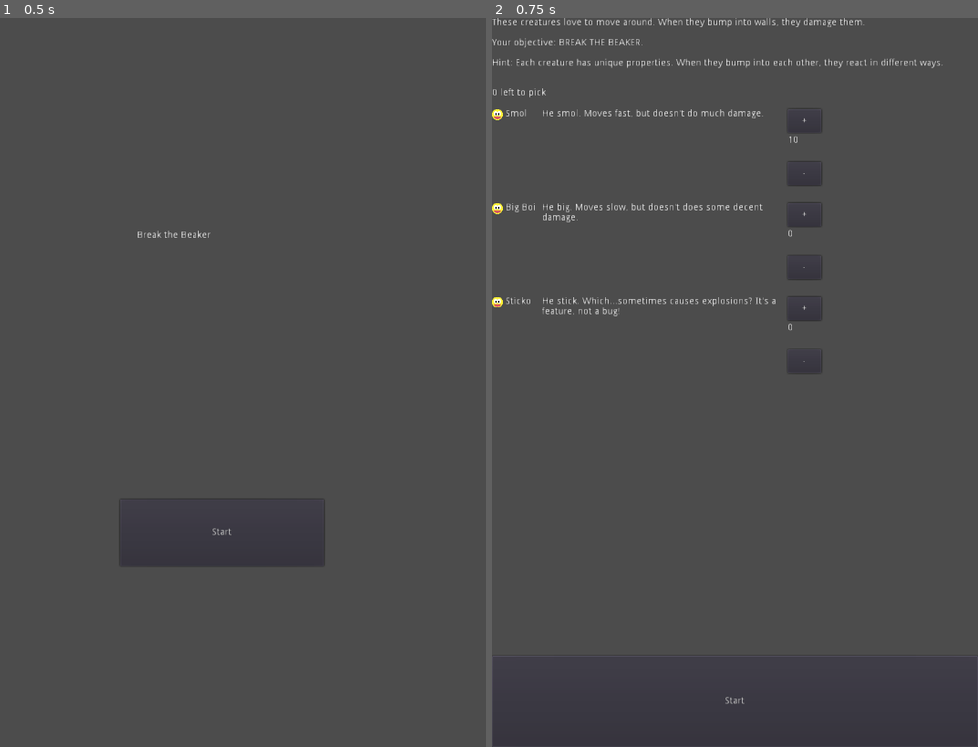
Above: before the commit, frames 1-2 (left to right).
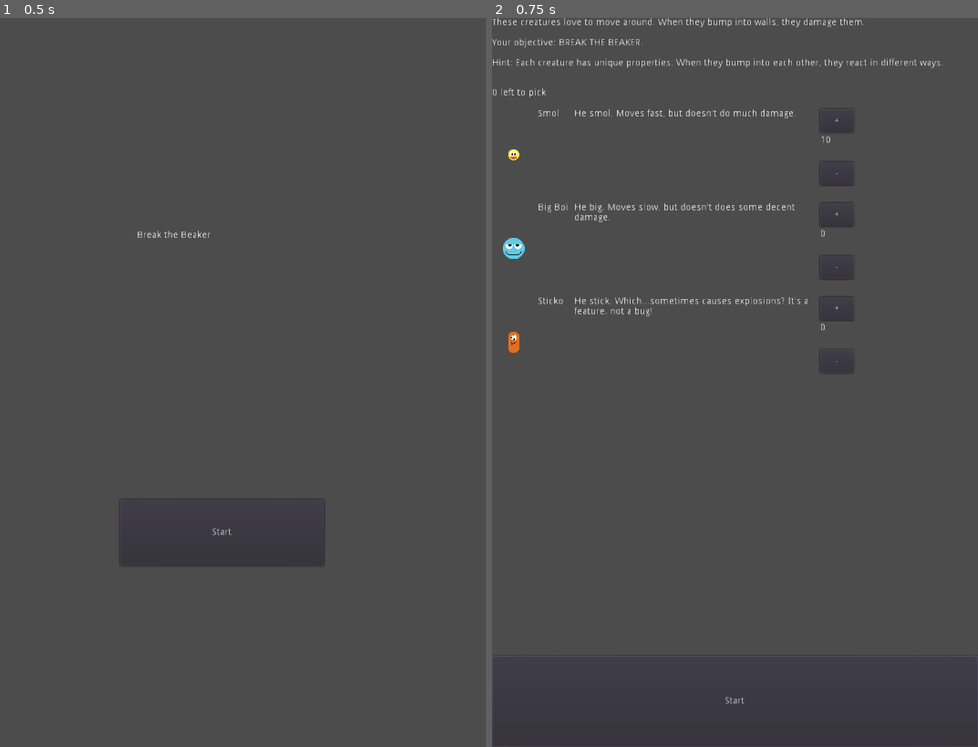
Above: after the commit, the same moments.

Repository: HaywardMorihara/2021SepGameJam
Game: Godot game, scene res://menu/MainMenu.tscn
Same seed, same stepped clock (60 frames per second), same inputs: the game is played once before the commit and once after it. The engine's default icon, where the game draws it, is replaced by a stand-in: a white triangle on a blue panel in a dark square.
Inputs:
- Up to frame 1 (0.5 s): no input
- Up to frame 2 (0.75 s): click "Start" at 0.5 s

Frame 1 is identical in both runs. In frame 2, 1.4% of the frame differs, in the area x 0-75%, y 12-48%.

Commit message:
Creature icons for menu

Diff:
--- a/Global.gd
+++ b/Global.gd
@@ -6,17 +6,26 @@
 	"CreatureSmall.tscn": {
 		"name": "Smol",
 		"description": "He smol. Moves fast, but doesn't do much damage.",
-		"count": 10
+		"count": 10,
+		"sprite_name": "creature_small.png",
+		"sprite_x": 16,
+		"sprite_y": 16
 	},
 	"CreatureLarge.tscn": {
 		"name": "Big Boi",
 		"description": "He big. Moves slow, but doesn't does some decent damage.",
-		"count": 0
+		"count": 0,
+		"sprite_name": "creature_large.png",
+		"sprite_x": 32,
+		"sprite_y": 32
 	},
 	"CreatureX.tscn": {
 		"name": "Sticko",
 		"description": "He stick. Which...sometimes causes explosions? It's a feature, not a bug!",
-		"count": 0
+		"count": 0,
+		"sprite_name": "creature_x.png",
+		"sprite_x": 16,
+		"sprite_y": 32
 	}
 }
 
--- a/menu/CreatureSelectionOption.gd
+++ b/menu/CreatureSelectionOption.gd
@@ -7,9 +7,12 @@
 	var creature_info = Global.creatures.get(self.scene_name)
 	$CreatureName.text = creature_info.get("name")
 	$CreatureDescription.text = creature_info.get("description")
-	var t = AtlasTexture.new()
-	t.atlas = load("res://assets/sprites/creature_small.png")
-	t.region = Rect2(0,0,16,16)
+	var sprite_name : String = creature_info.get("sprite_name")
+	var sprite_x : int = creature_info.get("sprite_x")
+	var sprite_y : int = creature_info.get("sprite_y")
+	var t : AtlasTexture = AtlasTexture.new()
+	t.atlas = load("res://assets/sprites/%s" % sprite_name)
+	t.region = Rect2(0, 0, sprite_x, sprite_y)
 	$CreatureImageTextureRect.texture = t
 
 
--- a/menu/CreatureSelectionOption.tscn
+++ b/menu/CreatureSelectionOption.tscn
@@ -17,7 +17,11 @@
 [node name="CreatureImageTextureRect" type="TextureRect" parent="."]
 margin_right = 64.0
 margin_bottom = 135.0
+rect_min_size = Vector2( 64, 135 )
+rect_scale = Vector2( 2, 2 )
 texture = ExtResource( 1 )
+expand = true
+stretch_mode = 4
 
 [node name="CreatureName" type="RichTextLabel" parent="."]
 margin_left = 68.0
